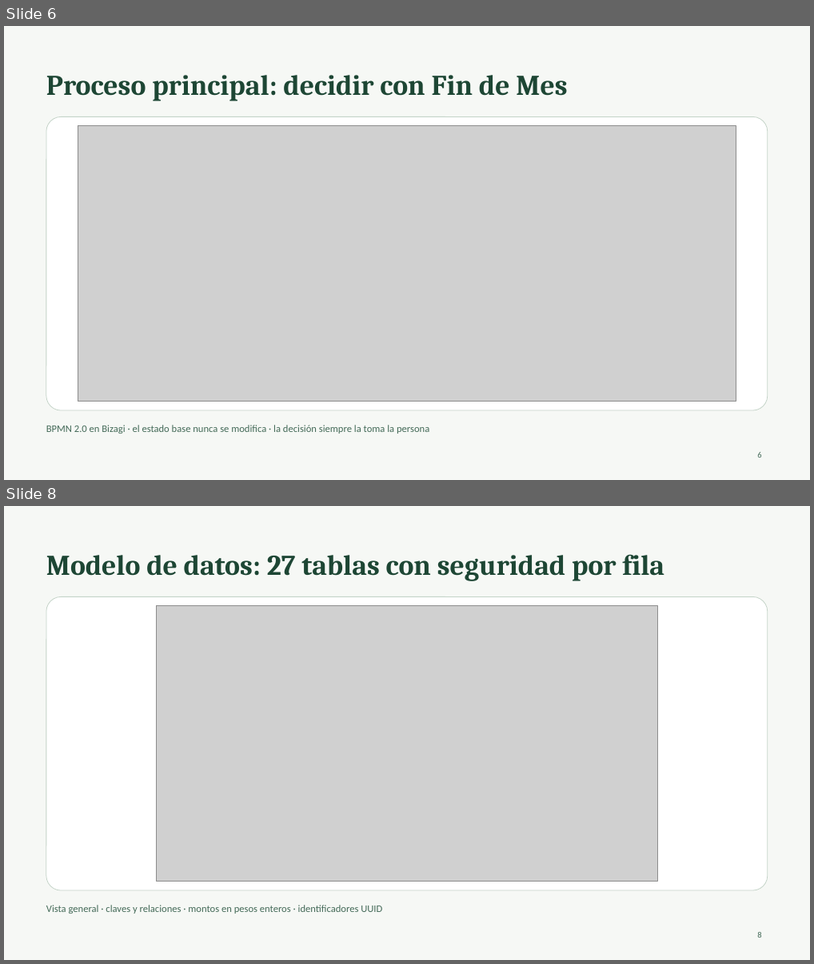
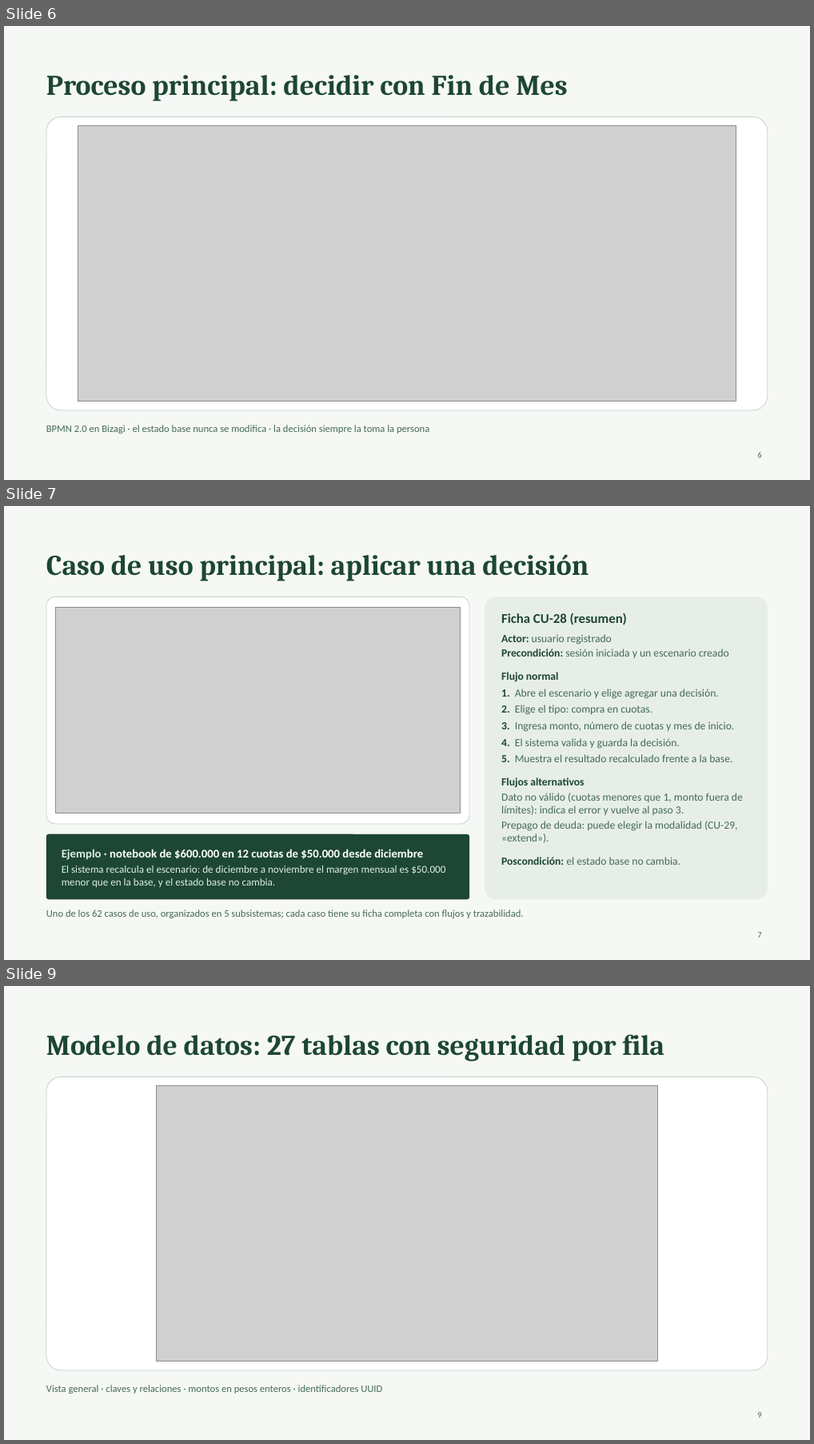
Before and after one commit to offlnr/findemes, a slide deck: Archivos para informe 2/Nueva version de informe/Presentación Informe 2 - Fin de Mes v0.14.pptx. Shown one above the other, each under a label of ours: slides 6 and 8 before the commit, slides 6, 7 and 9 after it; the slides between them are not shown. The pictures are 814x964 and 814x1444 pixels, drawn with LibreOffice and Linux fonts; fonts in the diff are those of the drawing; grey boxes stand for pictures. Boxes give left, top, right and bottom in pixels: in the first picture for what was removed or moved away, otherwise in the second. Text is boxed around its words. In the diff, an @@ line names an element or a change of style, - is before the commit and + after.

Commit message:
docs(informe2): presentation with two worked use cases
Slide 7 replaces the actor overview with the main use case (apply a
decision to a scenario): focused UML diagram, CU-28 summary and a worked
example. New slide 8 explains connecting a bank with Fintoc (CU-34 to
CU-36). The deck now has 22 slides.

```diff
--- a/Archivos para informe 2/Nueva version de informe/Presentación Informe 2 - Fin de Mes v0.14.pptx
+++ b/Archivos para informe 2/Nueva version de informe/Presentación Informe 2 - Fin de Mes v0.14.pptx
@@ slide 7 added at (4, 506, 810, 960), background #F6F8F5 @@
@@ title added at (46, 554, 589, 581), 34 pt, text #1D4634, bold @@
+Caso de uso principal: aplicar una decisión
@@ rounded rectangle added at (46, 596, 470, 824), fill #FFFFFF, outline #C3D3C7 0.75 pt @@
@@ rounded rectangle added at (485, 596, 768, 900), fill #E7EEE8 @@
@@ picture added at (55, 607, 461, 812) @@
@@ text added at (502, 612, 743, 864), 13 pt, text #456B59 @@
+Ficha CU-28 (resumen)
+Actor: usuario registrado
+Precondición: sesión iniciada y un escenario creado
+Flujo normal
+1. Abre el escenario y elige agregar una decisión.
+2. Elige el tipo: compra en cuotas.
+3. Ingresa monto, número de cuotas y mes de inicio.
+4. El sistema valida y guarda la decisión.
+5. Muestra el resultado recalculado frente a la base.
+Flujos alternativos
+Dato no válido (cuotas menores que 1, monto fuera de límites): indica el error y vuelve al paso 3.
+Prepago de deuda: puede elegir la modalidad (CU-29, «extend»).
+Poscondición: el estado base no cambia.
@@ rounded rectangle added at (46, 834, 470, 900), fill #1D4634 @@
@@ text added at (62, 848, 446, 887), 12.5 pt, text #DCEFE3 @@
+Ejemplo · notebook de $600.000 en 12 cuotas de $50.000 desde diciembre
+El sistema recalcula el escenario: de diciembre a noviembre el margen mensual es $50.000 menor que en la base, y el estado base no cambia.
@@ text added at (46, 909, 524, 918), 12 pt, text #456B59 @@
+Uno de los 62 casos de uso, organizados en 5 subsistemas; cada caso tiene su ficha completa con flujos y trazabilidad.
@@ page number added at (758, 932, 762, 937), 10 pt, text #456B59 @@
+7
@@ what was slide 8 is now slide 9 @@
```
Also in this commit, not shown: 1 other slide added, 1 slide removed, 1 other file.
